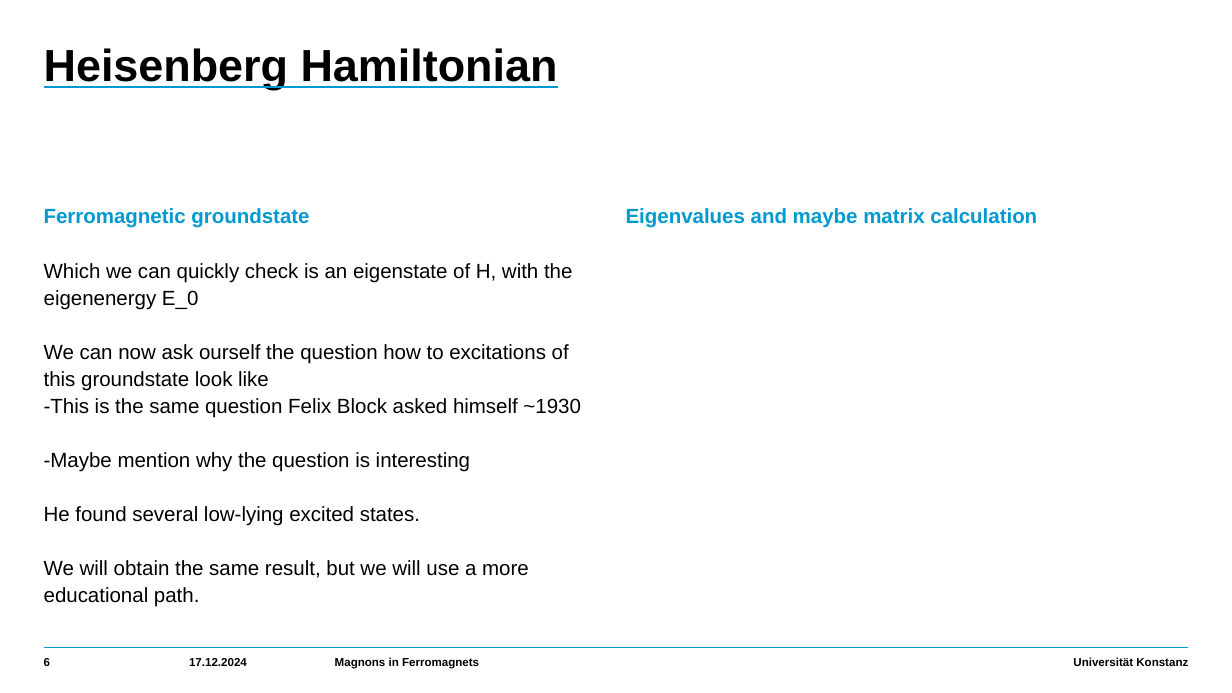
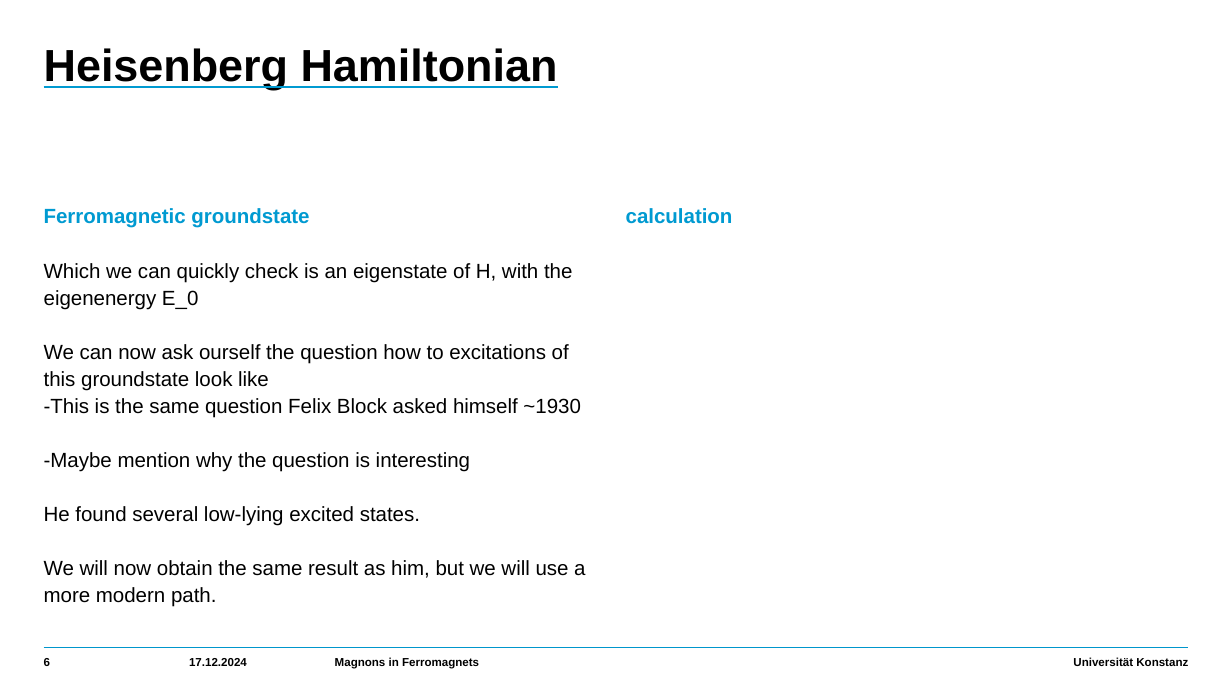
Before and after one commit to HolykingJulex/SeminarSaM, a slide deck: slide 6 of Vortrag.pptx. Drawn at 1232x693 pixels with LibreOffice and Linux fonts; fonts in the diff are those of the drawing. Boxes give left, top, right and bottom in pixels: in the first picture for what was removed or moved away, otherwise in the second. Text is boxed around its words. In the diff, an @@ line names an element or a change of style, - is before the commit and + after.

```diff
--- a/Vortrag.pptx
+++ b/Vortrag.pptx
@@ text at (x1=626, y1=208, x2=733, y2=224): text changed @@
-Eigenvalues and maybe matrix calculation
+calculation
@@ text at (x1=44, y1=560, x2=585, y2=607): text changed @@
-  We will obtain the same result, but we will use a more educational path.
+  We will now obtain the same result as him, but we will use a more modern path.
```
Also in this commit, not shown: 12 other slides changed, 1 slide added.
